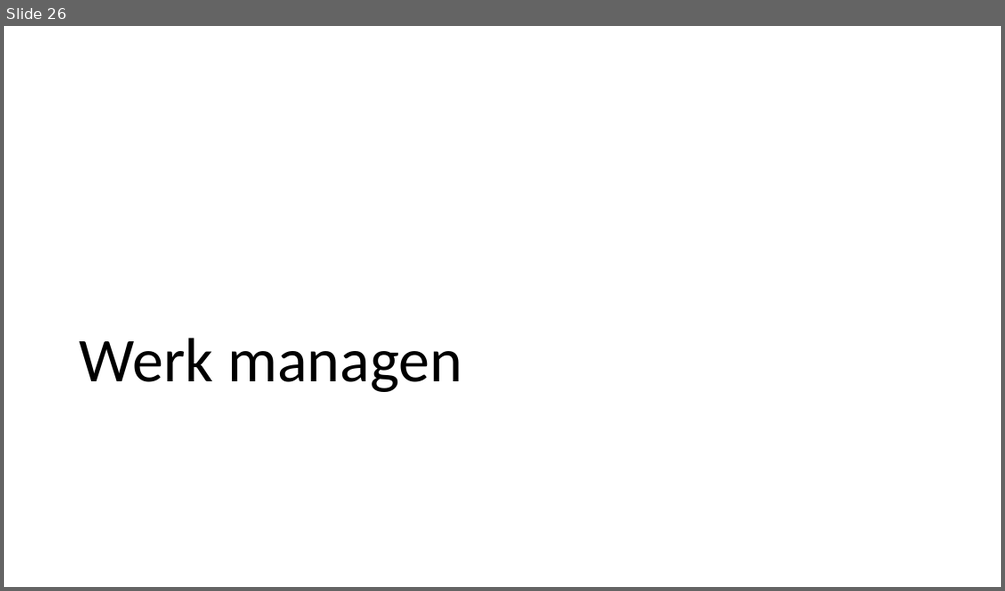
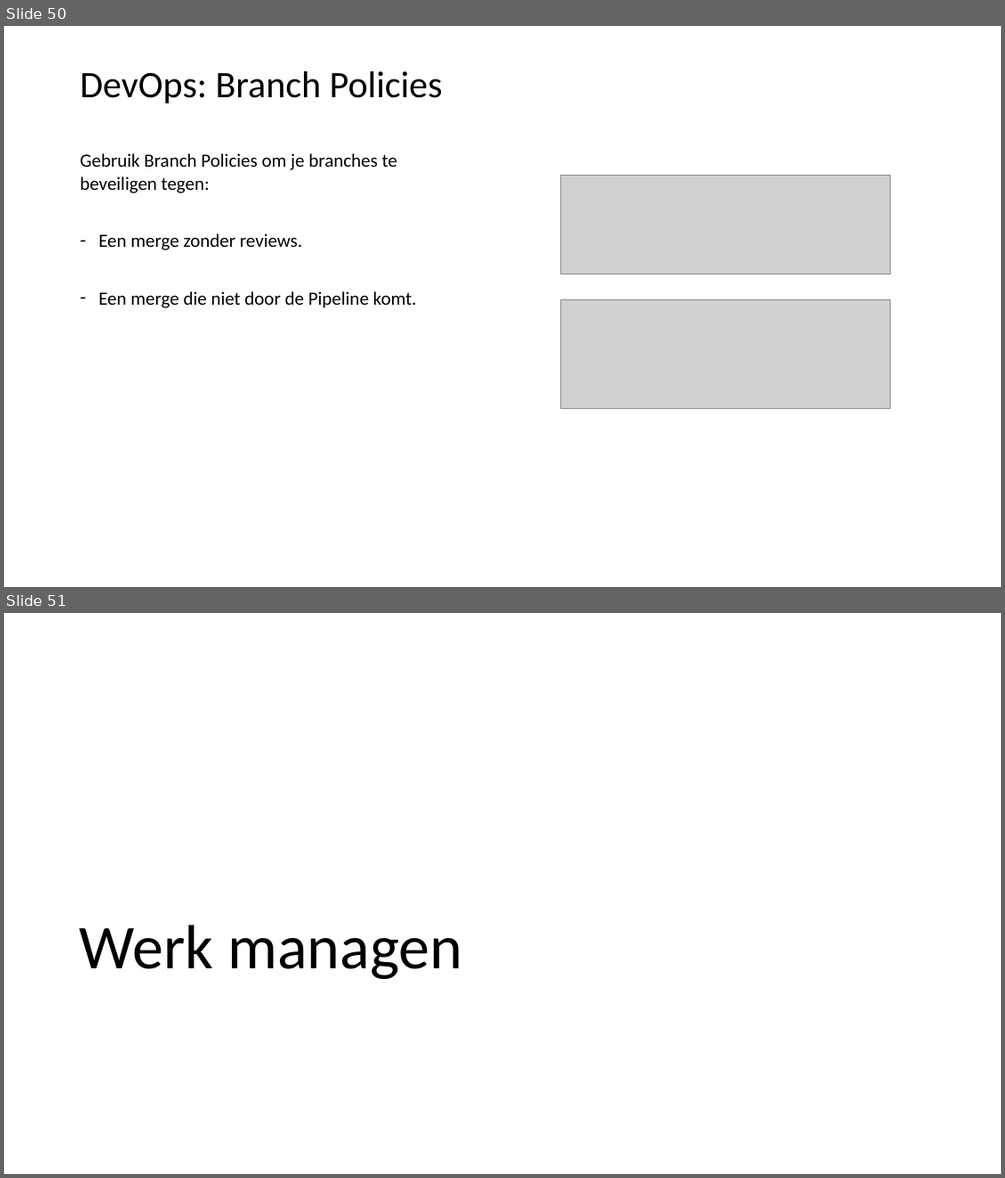
Before and after one commit to LFKoning/knowledge-sharing, a slide deck: git_course/2_collaboration/git_collaboration.pptx. Shown one above the other, each under a label of ours: slide 26 before the commit, slides 50 and 51 after it. The pictures are 1005x591 and 1005x1178 pixels, drawn with LibreOffice and Linux fonts; fonts in the diff are those of the drawing; grey boxes stand for pictures. Boxes give left, top, right and bottom in pixels: in the first picture for what was removed or moved away, otherwise in the second. Text is boxed around its words. In the diff, an @@ line names an element or a change of style, - is before the commit and + after.

Commit message:
Update git part 2 slides and pipelines

```diff
--- a/git_course/2_collaboration/git_collaboration.pptx
+++ b/git_course/2_collaboration/git_collaboration.pptx
@@ slide 50 added at [4,26,1001,587], background #FFFFFF @@
@@ title added at [80,71,443,103], 36 pt, text #000000 @@
+DevOps: Branch Policies
@@ text added at [80,153,417,308], 18 pt, text #000000 @@
+Gebruik Branch Policies om je branches te beveiligen tegen:
+– Een merge zonder reviews.
+– Een merge die niet door de Pipeline komt.
@@ picture added at [560,175,890,274] @@
@@ picture added at [560,300,890,408] @@
@@ what was slide 26 is now slide 51 @@
```
Also in this commit, not shown: 2 slides changed, 24 other slides added, 2 other files.
